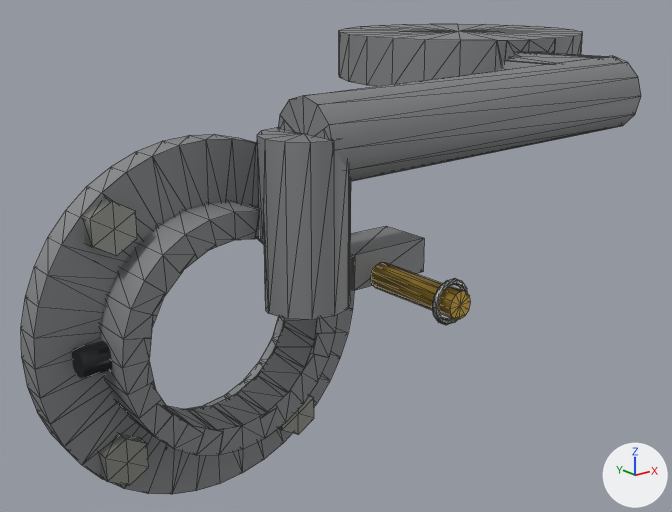
The glTF model porsche-911sc-engine/parts/throttle-housing.glb as it was, and as the next commit left it.
Before and after are seen from a 50 mm lens placed at (-102.6, -276.4, 300.0), pointed at (61.8, -71.0, 217.8). Every picture has the same lights, and +X, +Y and +Z are marked at lower right. The first picture is the older version. Mesh edges are drawn as thin lines on the coarser meshes. Where no turn or scale is listed for an object, it has been applied to the vertices. Vertices at exactly the same position are counted once.

Names of what the first picture shows: 'throttle-housing:brass', 'throttle-housing:castAlu', 'throttle-housing:darkSteel', 'throttle-housing:zincPlate'.
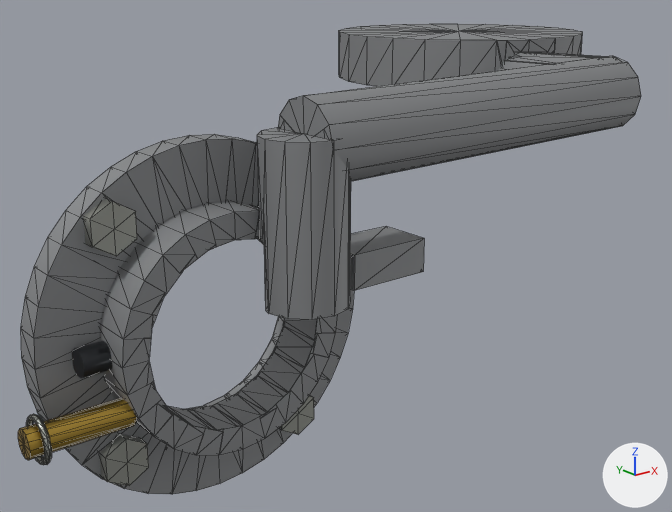
Where the newer file only moved an object's origin or applied its transform, the numbers keep the older frame.

What differs and where, as boxes [x1, y1, x2, y2] in the pictures (672 x 512 px; the box of a moved part takes in the faces that stretch with it):
'throttle-housing:brass', reshaped (17% wider, 11% taller)
    before: [370, 263, 471, 319]
    after: [18, 398, 136, 460]
'throttle-housing:zincPlate', reshaped (25% narrower)
    before: [83, 199, 468, 486]
    after: [26, 199, 314, 486]
part 2 of me_mesh_4, moved or reshaped
    before: [432, 278, 468, 325]
    after: [26, 414, 52, 465]

The change in detail:
me_mesh_3 is used by ob_throttle_housing_brass; location (36.0, -133.0, 230.0).
me_mesh_3 had 26 vertices, 48 faces and spanned x -3.2..3.2, y -13.0..13.0, z -3.2..3.2.
me_mesh_3 now has 26 vertices, 48 faces and spans x -84.0..-61.3, y 19.8..26.2, z -23.2..-16.8.
me_mesh_3 part 1: 26 of 26 vertices moved; they spanned x -3.2..3.2, y -13.0..13.0, z -3.2..3.2 and now span x -84.0..-61.3, y 19.8..26.2, z -23.2..-16.8; mean shift (-72.6, 23.0, -20.0).
me_mesh_4 is used by ob_throttle_housing_zincplate; location (5.7, -122.9, 221.0).
me_mesh_4 had 140 vertices, 264 faces and spanned x -35.6..35.6, y -20.7..20.7, z -33.7..33.7.
me_mesh_4 now has 140 vertices, 264 faces and spans x -51.3..25.6, y 7.6..20.7, z -33.7..33.7.
me_mesh_4 part 2: the loose piece of 84 vertices spanning x 25.0..35.6, y -20.7..-19.5, z 3.9..14.2 is turned -90 degrees about the z axis through its middle, then moved by (-81.0, 33.0, -20.0).
